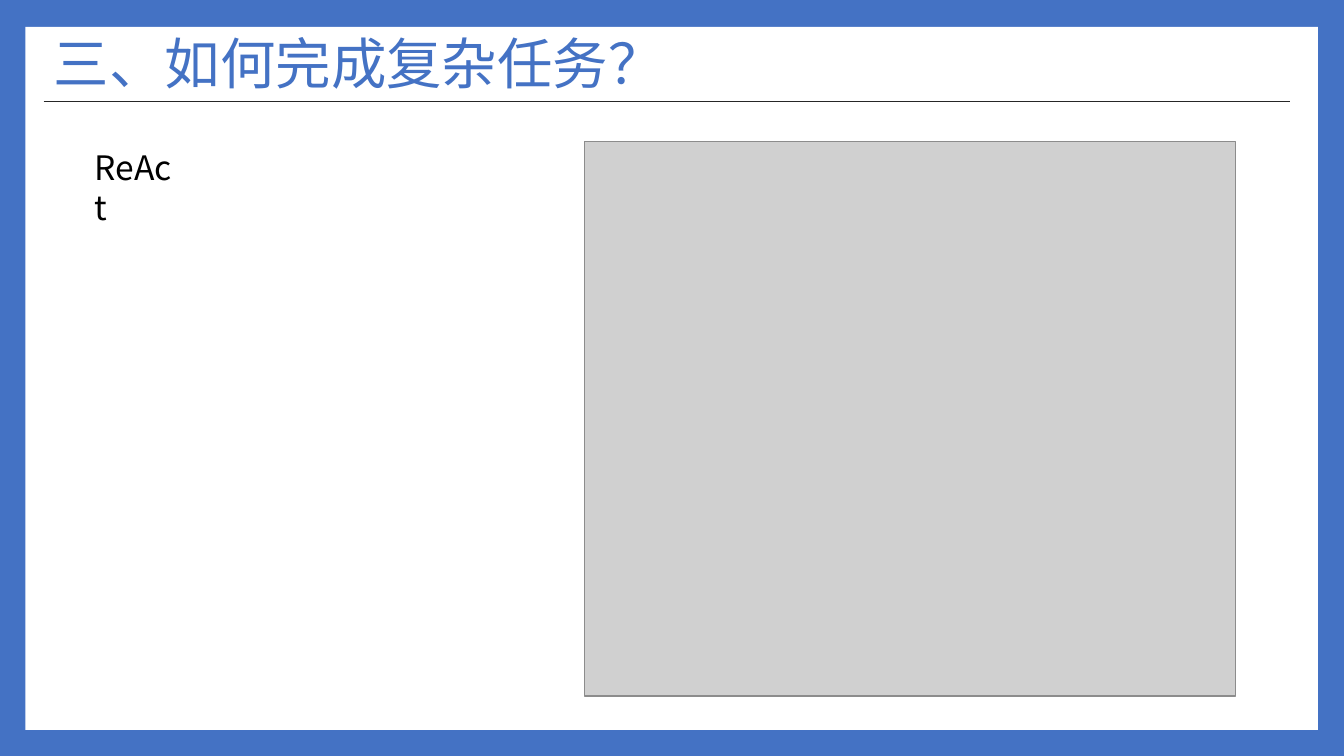
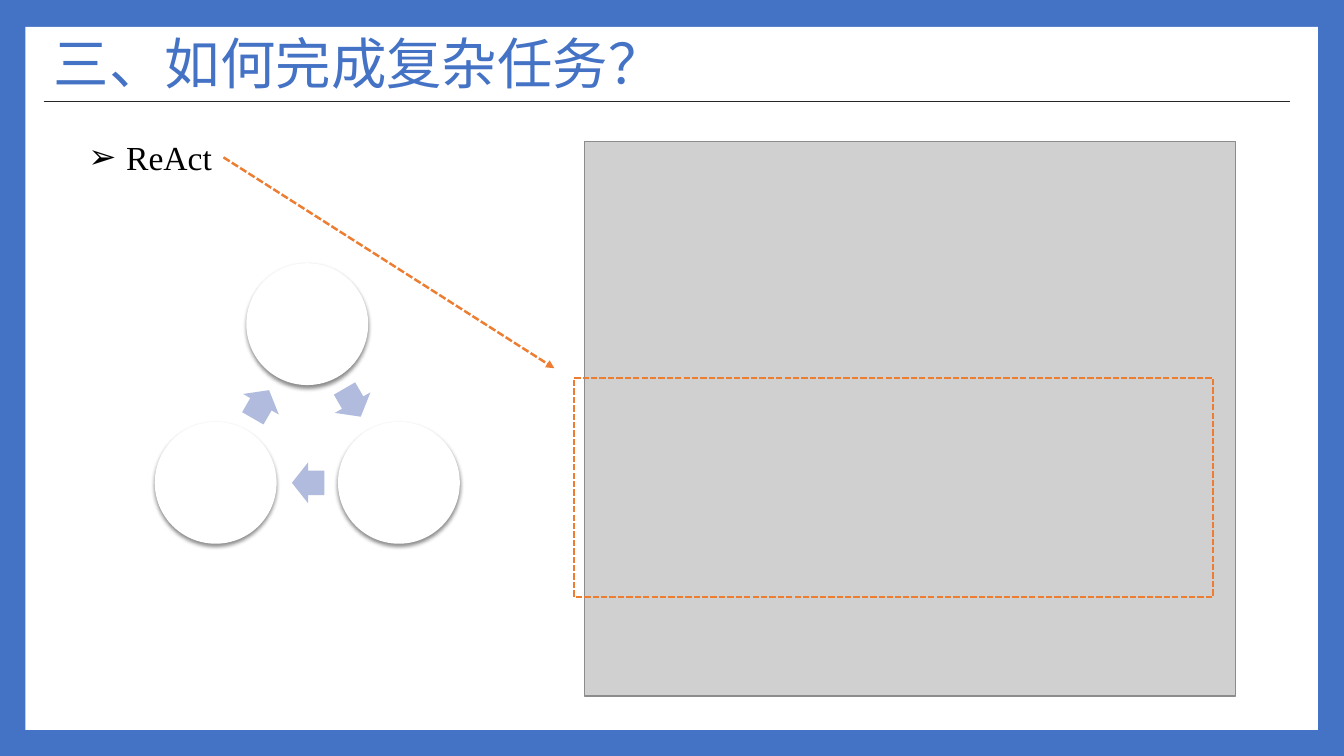
Before and after one commit to ylsdamxssjxxdd/eva, a slide deck: slide 42 of utils/软件介绍.pptx (slide 43 before the commit). Drawn at 1344x756 pixels with LibreOffice and Linux fonts; fonts in the diff are those of the drawing; grey boxes stand for pictures. Boxes give left, top, right and bottom in pixels: in the first picture for what was removed or moved away, otherwise in the second. Text is boxed around its words. In the diff, an @@ line names an element or a change of style, - is before the commit and + after.

```diff
--- a/utils/软件介绍.pptx
+++ b/utils/软件介绍.pptx
@@ text "ReAct": place and size @@
-text "ReAct" at [85, 142, 190, 193]
+text "ReAct" at [126, 147, 212, 171]
@@ text "ReAct" at [126, 147, 212, 171]: font Noto Sans CJK SC to Times New Roman; bullet none to ➢ @@
@@ arrow added from (224, 157) to (555, 368), #ED7D31 1.75 pt dashed @@
@@ group added at [154, 263, 460, 544]: 3 ellipses, 3 right arrows @@
@@ rectangle added at [575, 378, 1214, 597], outline #ED7D31 1.5 pt dashed @@
```
Also in this commit, not shown: 2 other slides changed, 1 slide added, 1 slide removed, 7 other files.
